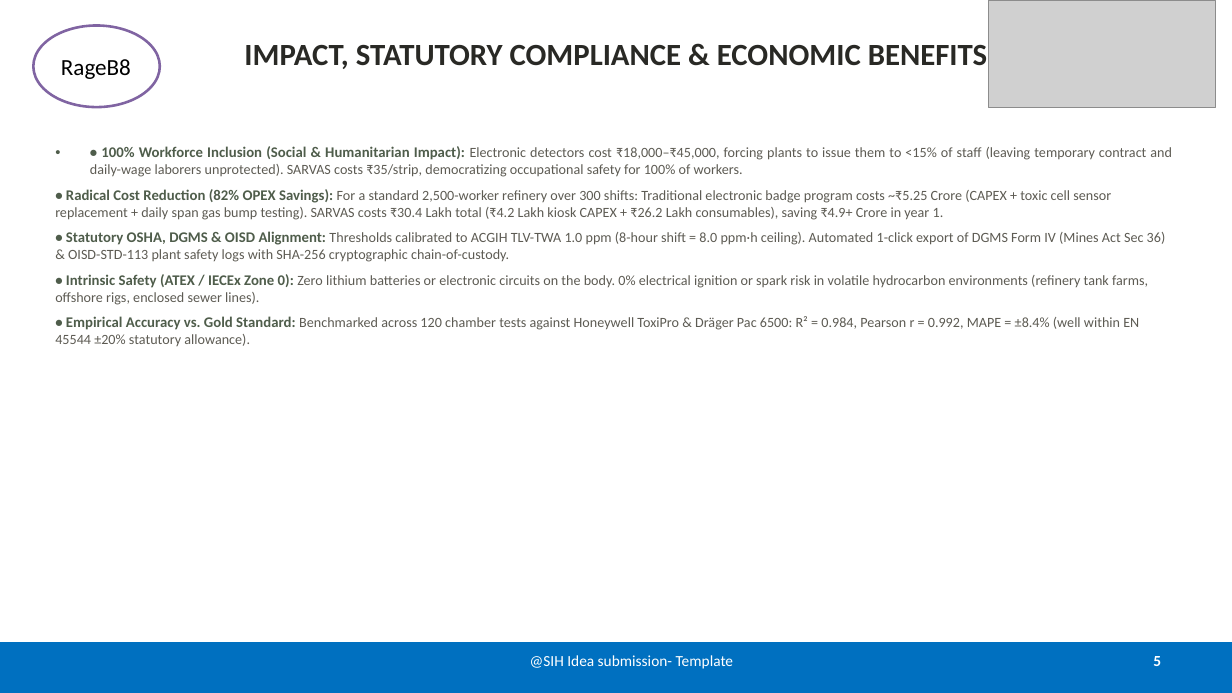
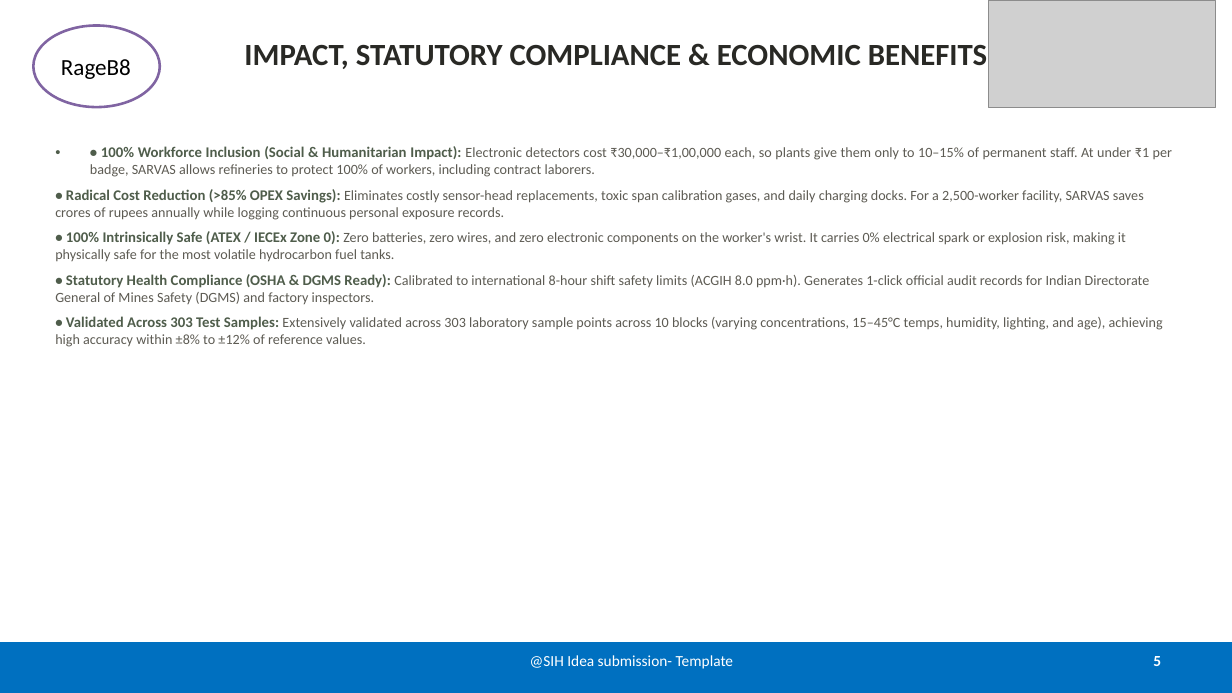
Before and after one commit to Reya-Doshi/118, a slide deck: slide 5 of RageB8_SIH_2026_Submission.pptx. Drawn at 1232x693 pixels with LibreOffice and Linux fonts; fonts in the diff are those of the drawing; grey boxes stand for pictures. Boxes give left, top, right and bottom in pixels: in the first picture for what was removed or moved away, otherwise in the second. Text is boxed around its words. In the diff, an @@ line names an element or a change of style, - is before the commit and + after.

```diff
--- a/RageB8_SIH_2026_Submission.pptx
+++ b/RageB8_SIH_2026_Submission.pptx
@@ text at box(55, 146, 1172, 347): text changed @@
-• • 100% Workforce Inclusion (Social & Humanitarian Impact): Electronic detectors cost ₹18,000–₹45,000, forcing plants to issue them to <15% of staff (leaving temporary contract and daily-wage laborers unprotected). SARVAS costs ₹35/strip, democratizing occupational safety for 100% of workers.
-• Radical Cost Reduction (82% OPEX Savings): For a standard 2,500-worker refinery over 300 shifts: Traditional electronic badge program costs ~₹5.25 Crore (CAPEX + toxic cell sensor replacement + daily span gas bump testing). SARVAS costs ₹30.4 Lakh total (₹4.2 Lakh kiosk CAPEX + ₹26.2 Lakh consumables), saving ₹4.9+ Crore in year 1.
-• Statutory OSHA, DGMS & OISD Alignment: Thresholds calibrated to ACGIH TLV-TWA 1.0 ppm (8-hour shift = 8.0 ppm·h ceiling). Automated 1-click export of DGMS Form IV (Mines Act Sec 36) & OISD-STD-113 plant safety logs with SHA-256 cryptographic chain-of-custody.
-• Intrinsic Safety (ATEX / IECEx Zone 0): Zero lithium batteries or electronic circuits on the body. 0% electrical ignition or spark risk in volatile hydrocarbon environments (refinery tank farms, offshore rigs, enclosed sewer lines).
-• Empirical Accuracy vs. Gold Standard: Benchmarked across 120 chamber tests against Honeywell ToxiPro & Dräger Pac 6500: R² = 0.984, Pearson r = 0.992, MAPE = ±8.4% (well within EN 45544 ±20% statutory allowance).
+• • 100% Workforce Inclusion (Social & Humanitarian Impact): Electronic detectors cost ₹30,000–₹1,00,000 each, so plants give them only to 10–15% of permanent staff. At under ₹1 per badge, SARVAS allows refineries to protect 100% of workers, including contract laborers.
+• Radical Cost Reduction (>85% OPEX Savings): Eliminates costly sensor-head replacements, toxic span calibration gases, and daily charging docks. For a 2,500-worker facility, SARVAS saves crores of rupees annually while logging continuous personal exposure records.
+• 100% Intrinsically Safe (ATEX / IECEx Zone 0): Zero batteries, zero wires, and zero electronic components on the worker's wrist. It carries 0% electrical spark or explosion risk, making it physically safe for the most volatile hydrocarbon fuel tanks.
+• Statutory Health Compliance (OSHA & DGMS Ready): Calibrated to international 8-hour shift safety limits (ACGIH 8.0 ppm·h). Generates 1-click official audit records for Indian Directorate General of Mines Safety (DGMS) and factory inspectors.
+• Validated Across 303 Test Samples: Extensively validated across 303 laboratory sample points across 10 blocks (varying concentrations, 15–45°C temps, humidity, lighting, and age), achieving high accuracy within ±8% to ±12% of reference values.
```
Also in this commit, not shown: 4 other slides changed, 2 other files.
